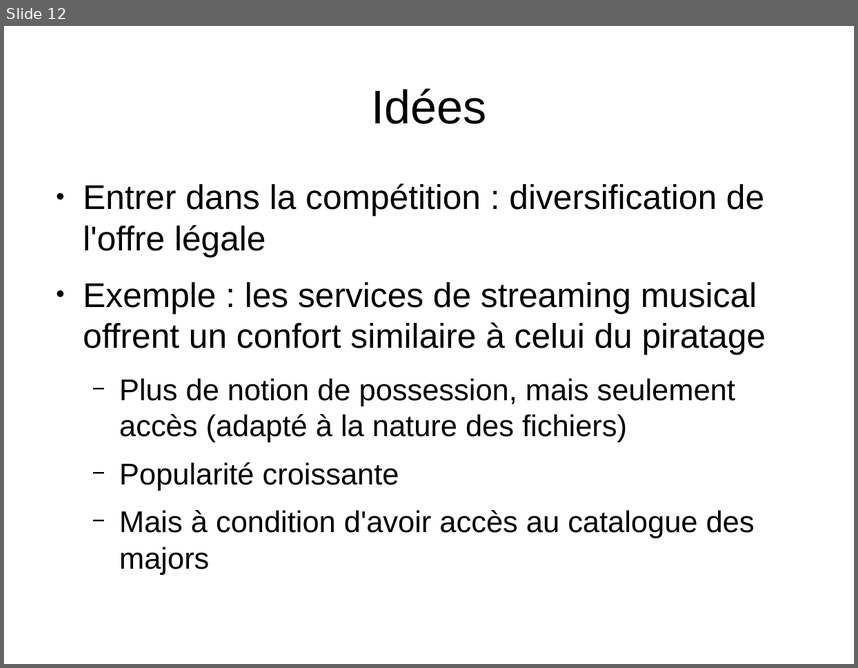
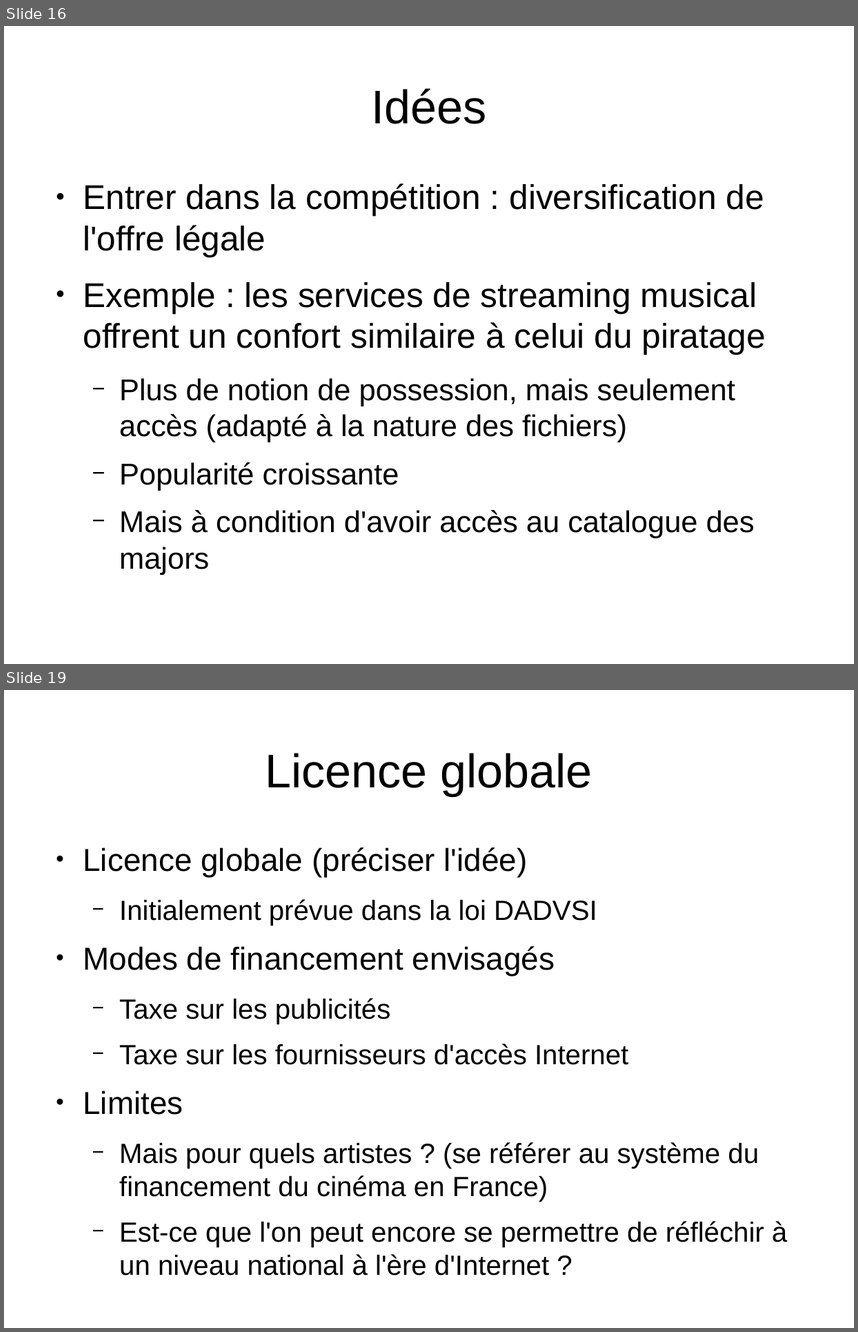
Before and after one commit to Parashp/pph-droit-auteur, a slide deck: soutenance.odp. Shown one above the other, each under a label of ours: slide 12 before the commit, slides 16 and 19 after it; the slides between them are not shown. The pictures are 858x668 and 858x1332 pixels, drawn with LibreOffice and Linux fonts; fonts in the diff are those of the drawing. Boxes give left, top, right and bottom in pixels: in the first picture for what was removed or moved away, otherwise in the second. Text is boxed around its words. In the diff, an @@ line names an element or a change of style, - is before the commit and + after.

Commit message:
Oral : davantage de points pour la partie 1

```diff
--- a/soutenance.odp
+++ b/soutenance.odp
@@ slide 19 added at [4,690,854,1328], background #FFFFFF @@
@@ title added at [265,753,593,796], 44 pt, text #000000 @@
+Licence globale
@@ text added at [83,847,787,1275], 25.9 pt, text #000000 @@
+● Licence globale (préciser l'idée)
+  − Initialement prévue dans la loi DADVSI
+● Modes de financement envisagés
+  − Taxe sur les publicités
+  − Taxe sur les fournisseurs d'accès Internet
+● Limites
+  − Mais pour quels artistes ? (se référer au système du financement du cinéma en France)
+  − Est-ce que l'on peut encore se permettre de réfléchir à un niveau national à l'ère d'Internet ?
@@ what was slide 12 is now slide 16 @@
```
Also in this commit, not shown: 3 slides changed, 5 other slides added.
